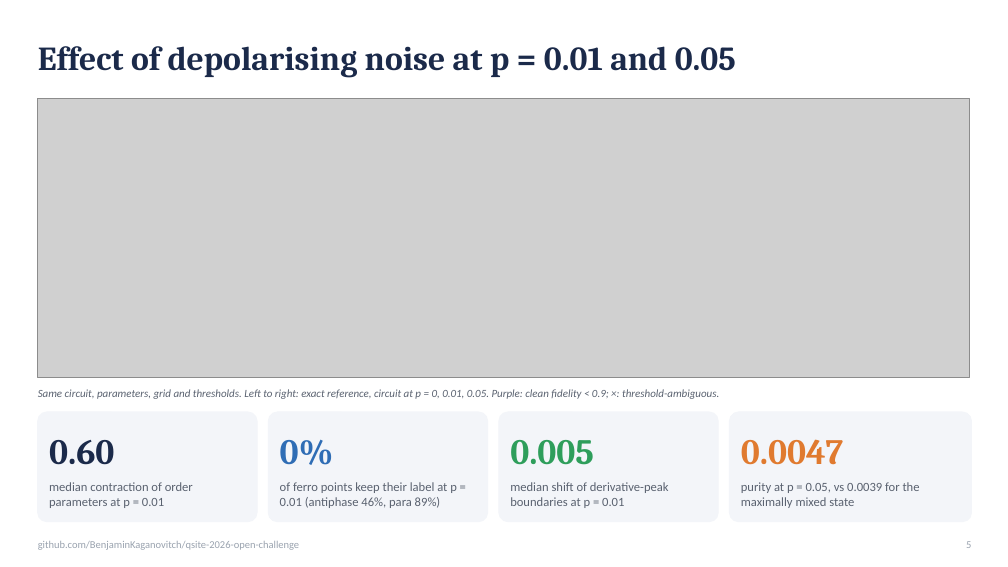
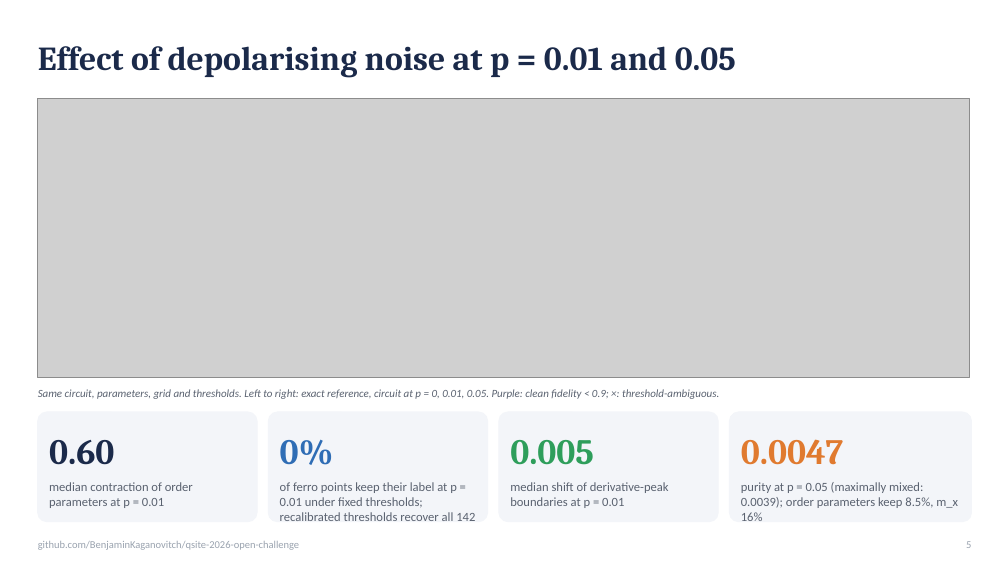
Before and after one commit to BenjaminKaganovitch/qsite-2026-open-challenge, a slide deck: slide 5 of Scientific Track/team/writeup/slides.pptx. Drawn at 1008x567 pixels with LibreOffice and Linux fonts; fonts in the diff are those of the drawing; grey boxes stand for pictures. Boxes give left, top, right and bottom in pixels: in the first picture for what was removed or moved away, otherwise in the second. Text is boxed around its words. In the diff, an @@ line names an element or a change of style, - is before the commit and + after.

```diff
--- a/Scientific Track/team/writeup/slides.pptx
+++ b/Scientific Track/team/writeup/slides.pptx
@@ text at [280,482,475,521]: text changed @@
-of ferro points keep their label at p = 0.01 (antiphase 46%, para 89%)
+of ferro points keep their label at p = 0.01 under fixed thresholds; recalibrated thresholds recover all 142
@@ text at [741,482,958,521]: text changed @@
-purity at p = 0.05, vs 0.0039 for the maximally mixed state
+purity at p = 0.05 (maximally mixed: 0.0039); order parameters keep 8.5%, m_x 16%
```
Also in this commit, not shown: 3 other slides changed, 4 other files.
